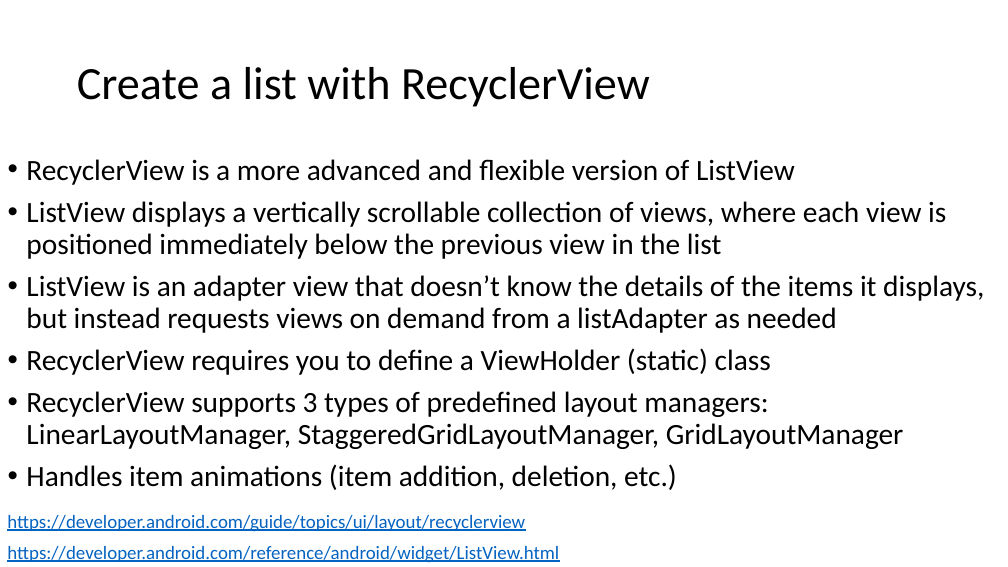
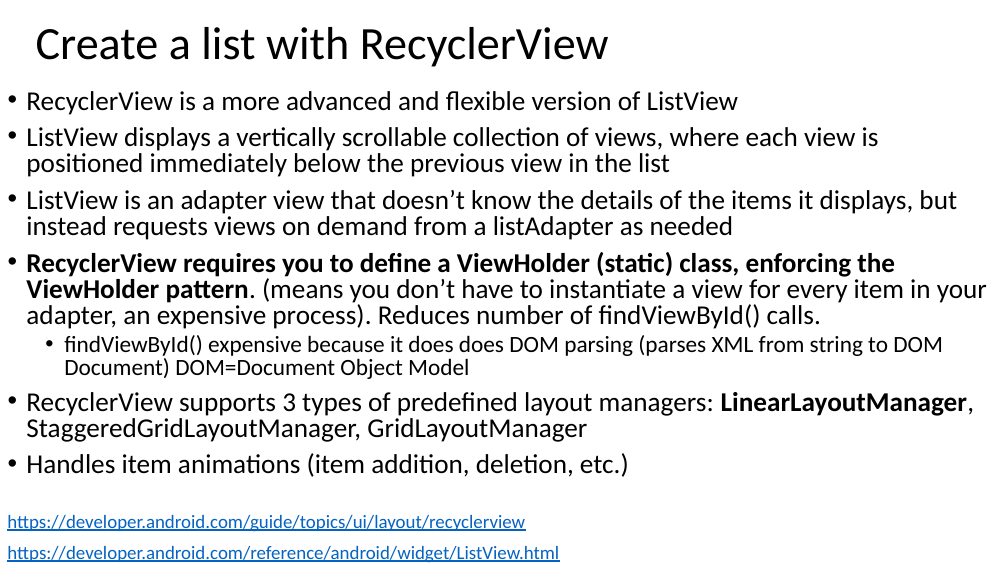
Before and after one commit to russellu/cs230, a slide deck: slide 3 of Lecture_05.pptx. Drawn at 1008x567 pixels with LibreOffice and Linux fonts; fonts in the diff are those of the drawing. Boxes give left, top, right and bottom in pixels: in the first picture for what was removed or moved away, otherwise in the second. Text is boxed around its words. In the diff, an @@ line names an element or a change of style, - is before the commit and + after.

```diff
--- a/Lecture_05.pptx
+++ b/Lecture_05.pptx
@@ title "Create a list with RecyclerView": place and size @@
-title "Create a list with RecyclerView" at <box>77,67,650,107</box>
+title "Create a list with RecyclerView" at <box>36,27,609,67</box>
@@ text "RecyclerView is a more advanced ...": place and size @@
-text "RecyclerView is a more advanced ..." at <box>26,159,984,490</box>
+text "RecyclerView is a more advanced ..." at <box>26,91,987,477</box>
@@ text at <box>26,91,974,477</box>: size 28 to 25.9 pt in "RecyclerView is a more advanced and flexible ...", "ListView displays a vertically scrollable collection of ...", "ListView is an adapter view that doesn’t ...", "RecyclerView supports 3 types of predefined layout ..." and 1 more places; bold on in "LinearLayoutManager,"; line spacing 0.9 to 0.8 @@
@@ text at <box>26,252,987,379</box>: text changed; size 28 to 25.9 pt @@
-• RecyclerView requires you to define a ViewHolder (static) class
+• RecyclerView requires you to define a ViewHolder (static) class, enforcing the ViewHolder pattern. (means you don’t have to instantiate a view for every item in your adapter, an expensive process). Reduces number of findViewById() calls.
+  • findViewById() expensive because it does does DOM parsing (parses XML from string to DOM Document) DOM=Document Object Model
```
Also in this commit, not shown: 3 other slides changed, 4 slides added, 1 slide removed, 4 other files.
